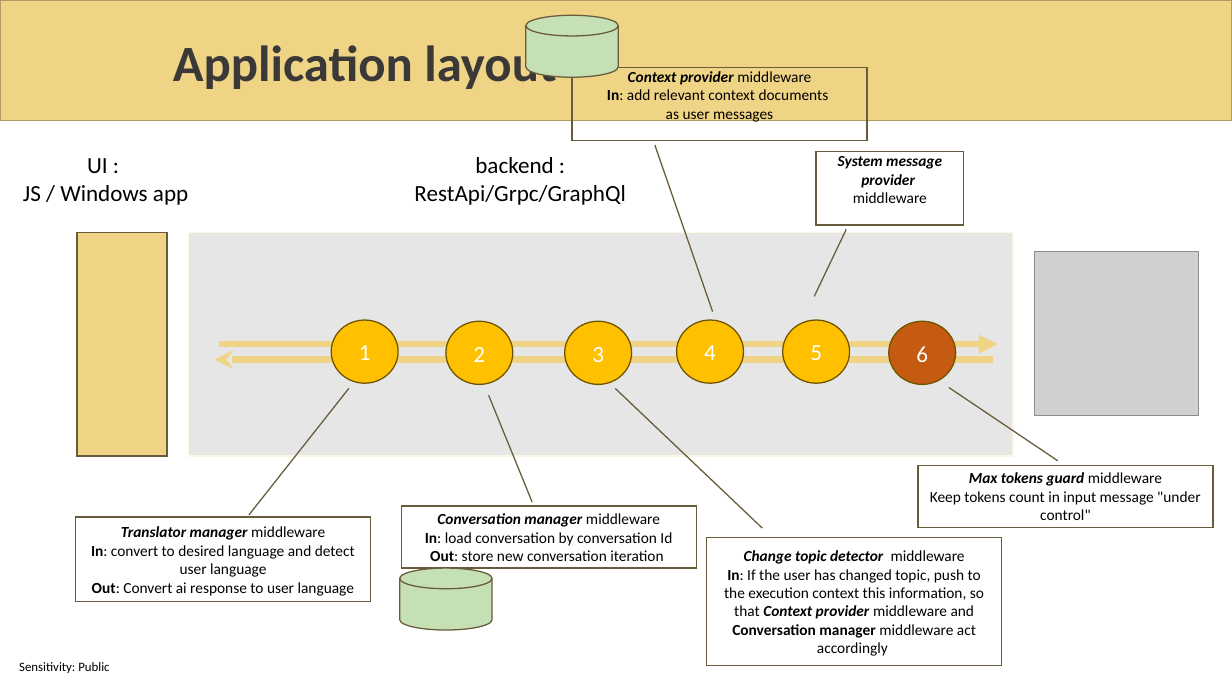
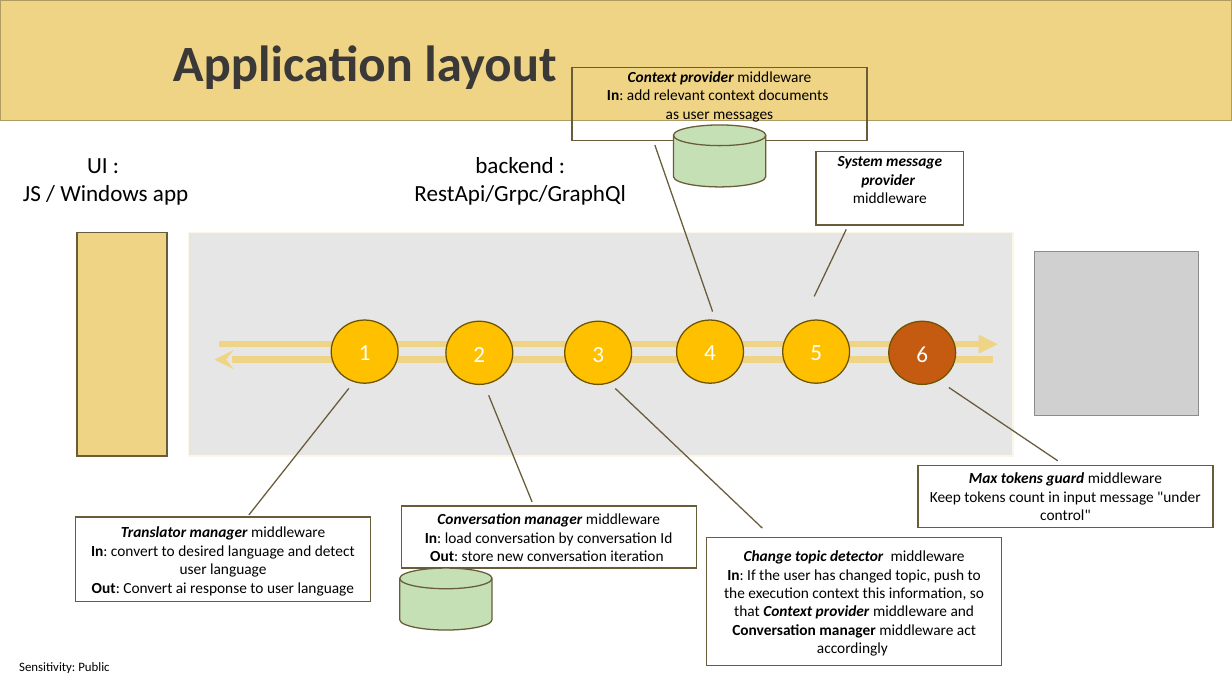
Before and after one commit to sabbadino/AzureDay2023Torino, a slide deck: slide 28 of sessions/room1_15_30/azure-day-ChatBot.pptx (slide 29 before the commit). Drawn at 1232x693 pixels with LibreOffice and Linux fonts; fonts in the diff are those of the drawing; grey boxes stand for pictures; background and template pictures are left out. Boxes give left, top, right and bottom in pixels: in the first picture for what was removed or moved away, otherwise in the second. Text is boxed around its words. In the diff, an @@ line names an element or a change of style, - is before the commit and + after.

```diff
--- a/sessions/room1_15_30/azure-day-ChatBot.pptx
+++ b/sessions/room1_15_30/azure-day-ChatBot.pptx
@@ cylinder: place and size @@
-cylinder at (526,16,618,78)
+cylinder at (674,125,766,187)
```
Also in this commit, not shown: 9 other slides changed, 2 slides added, 3 slides removed, 1 other file.
